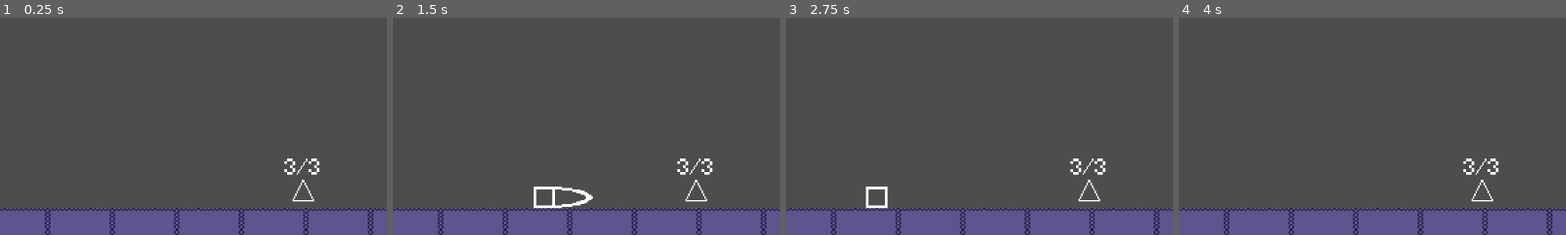
Above: before the commit, frames 1-4 (left to right).
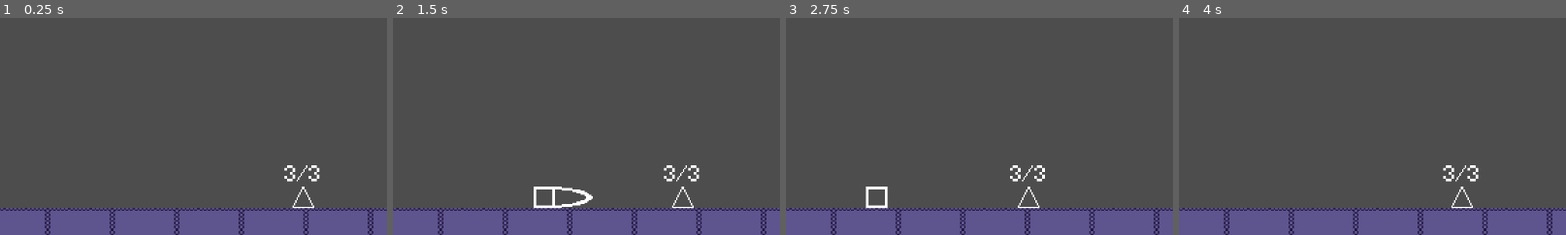
Above: after the commit, the same moments.

Repository: Enoxboo/Relictombs-Prototype
Game: Godot game, scene res://Scenes/main_scene.tscn
Same seed, same stepped clock (60 frames per second), same inputs: the game is played once before the commit and once after it.
Inputs (mouse positions are % of the whole screen's width and height, from its top left):
- Up to frame 1 (0.25 s): no input
- Up to frame 2 (1.5 s): move the mouse to (72, 45) at 0.52 s; hold D (move_right) from 0.53 s (still down); click (72, 45) at 0.6 s; tap Space (jump) at 0.77 s; move the mouse to (30, 55) at 1.27 s; click (30, 55) at 1.35 s
- Up to frame 3 (2.75 s): tap Space (jump) at 1.52 s; move the mouse to (60, 28) at 2.02 s; release D (move_right) at 2.03 s; hold A (move_left) from 2.03 s (still down); hold S (crouch) from 2.03 s (still down); click (60, 28) at 2.3 s
- Up to frame 4 (4 s): move the mouse to (45, 70) at 2.77 s; release A (move_left) at 2.78 s; release S (crouch) at 2.78 s; hold D (move_right) from 2.78 s (still down); tap W (look_up) at 2.85 s; tap Space (jump) at 3.02, 3.77 s; click (45, 70) at 3.05 s; move the mouse to (80, 65) at 3.52 s; right-click (80, 65) at 3.6 s; click (80, 65) at 3.8 s
The pictures show only the part of the screen within x 30-80%, y 50-100%; the shares and areas given below are measured in that part.

The runs differ from the first frame. In frame 1, 0.6% of the frame differs, in the area x 73-83%, y 64-88%; in frame 2, 0.8%; in frame 3, 0.8%, in the area x 57-83%, y 64-88%; in frame 4, 0.8%.

Commit message:
Upgrading base ennemy

Diff:
--- /dev/null
+++ b/Ressources/player_stats.tres
@@ -0,0 +1,3 @@
+[gd_resource type="Resource" format=3 uid="uid://dysn5fxn0lt5b"]
+
+[resource]
--- a/Scenes/main_scene.tscn
+++ b/Scenes/main_scene.tscn
@@ -37,6 +37,7 @@
 script = ExtResource("1_iacmt")
 
 [node name="Player" parent="." instance=ExtResource("4_x6ack")]
+unique_name_in_owner = true
 
 [node name="BaseEnemy" parent="." instance=ExtResource("6_6ev3c")]
 position = Vector2(398, 299)
--- a/Scripts/Player/Elements/elements.gd
+++ b/Scripts/Player/Elements/elements.gd
@@ -59,4 +59,9 @@
 
 func _on_hitbox_body_entered(body: Node2D) -> void:
 	if body.is_in_group("enemy"):
-		get_active_element().enemy_hit(get_parent(), body)
+		var side
+		if get_parent().global_position > body.global_position:
+			side = -1
+		else:
+			side = 1
+		get_active_element().enemy_hit(get_parent(), body, side)
--- a/Scripts/Player/Elements/none.gd
+++ b/Scripts/Player/Elements/none.gd
@@ -71,5 +71,5 @@
 
 	return dir
 
-func enemy_hit(player, enemy):
-	enemy.take_damage(1)
+func enemy_hit(player, enemy, side):
+	enemy.take_damage(1, side)
--- a/Scripts/base_enemy.gd
+++ b/Scripts/base_enemy.gd
@@ -4,15 +4,83 @@
 
 @export var max_health : int = 3
 var health := max_health
+var speed := 100
+var hitstunned : bool = false
+enum state {Idle, Chase, Attack, Hitstunned}
+var current_state : state
+var player: CharacterBody2D
+const CHASE_DISTANCE = 150
+const ATTACK_DISTANCE = 20
 
 func _ready() -> void:
+	player = %Player
 	update_hp()
+	current_state = 0
 
-func take_damage(damage):
+func _process(delta: float) -> void:
+	if current_state == 0:
+		idle_state()
+	elif current_state == 1:
+		chase_state(delta)
+	elif current_state == 2:
+		attack_state()
+	elif current_state == 3:
+		hitstunned_state()
+
+
+func idle_state():
+	if global_position.x - player.global_position.x < CHASE_DISTANCE and global_position.x - player.global_position.x > -CHASE_DISTANCE:
+		current_state = 1
+func chase_state(delta):
+	if global_position.x - player.global_position.x < 0:
+		velocity.x = speed
+	else:
+		velocity.x = -speed
+	print(global_position.x - player.global_position.x)
+	if global_position.x - player.global_position.x < ATTACK_DISTANCE and global_position.x - player.global_position.x > -ATTACK_DISTANCE:
+		velocity.x = move_toward(velocity.x, 0, speed)
+		current_state = 2
+	elif global_position.x - player.global_position.x > CHASE_DISTANCE or global_position.x - player.global_position.x < -CHASE_DISTANCE:
+		velocity.x = move_toward(velocity.x, 0, speed)
+		current_state = 0
+
+func attack_state():
+	if global_position.x - player.global_position.x > ATTACK_DISTANCE or global_position.x - player.global_position.x < -ATTACK_DISTANCE:
+		current_state = 1
+
+func hitstunned_state():
+	pass
+
+func _physics_process(delta: float) -> void:
+	apply_gravity(delta)
+	move_and_slide()
+
+func apply_gravity(delta) -> void:
+	if not is_on_floor() and hitstunned == false:
+		velocity += get_gravity() * delta
+
+func take_damage(damage, side):
 	health -= damage
 	update_hp()
+	apply_knockback(side)
 	if health <= 0:
 		queue_free()
 
 func update_hp():
 	hp_label.text = (str(health) + "/" + str(max_health))
+
+func apply_knockback(side):
+	position.x = move_toward(position.x, position.x + 100, side * 10)
+	position.y -= 5
+	apply_hitstun()
+
+func apply_hitstun():
+	hitstunned = true
+	current_state = 3
+	await wait_frames(30)
+	hitstunned = false
+	current_state = 0
+
+func wait_frames(frames: int) -> void:
+	for i in range(frames):
+		await get_tree().process_frame
